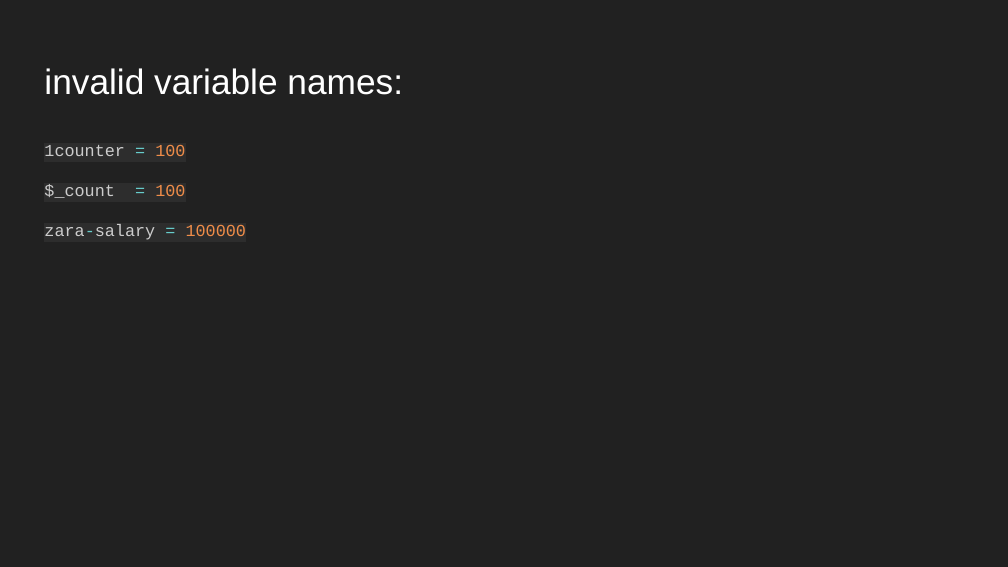
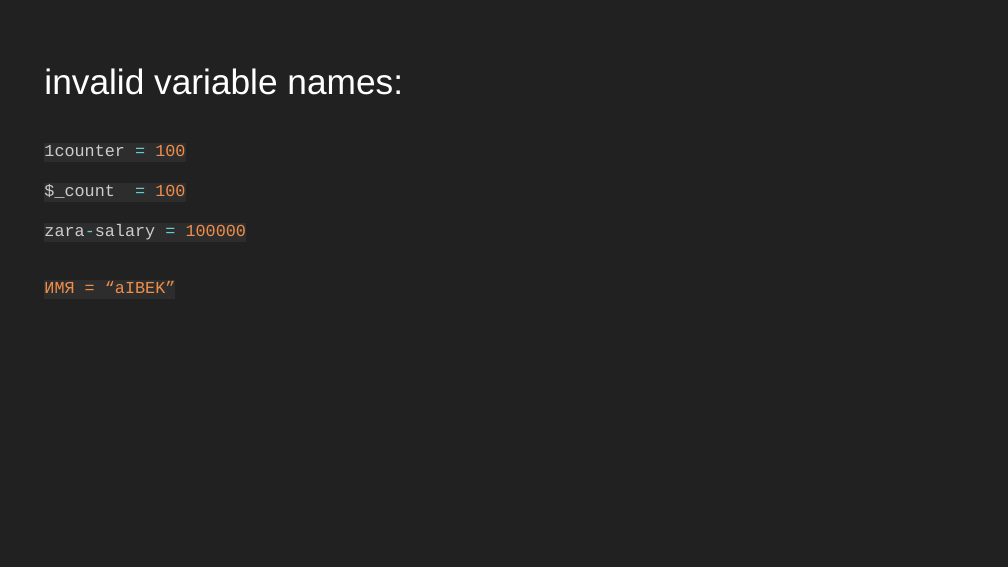
Before and after one commit to nsolaf1/Methods_and_Tools, a slide deck: slide 22 of Slides/Lesson 2 Python - Syntax.pptx. Drawn at 1008x567 pixels with LibreOffice and Linux fonts; fonts in the diff are those of the drawing. Boxes give left, top, right and bottom in pixels: in the first picture for what was removed or moved away, otherwise in the second. Text is boxed around its words. In the diff, an @@ line names an element or a change of style, - is before the commit and + after.

```diff
--- a/Slides/Lesson 2 Python - Syntax.pptx
+++ b/Slides/Lesson 2 Python - Syntax.pptx
@@ text at (44, 281, 176, 293): paragraph added @@
+ИМЯ = “aIBEK”
```
Also in this commit, not shown: 3 other slides changed, 1 other file.
